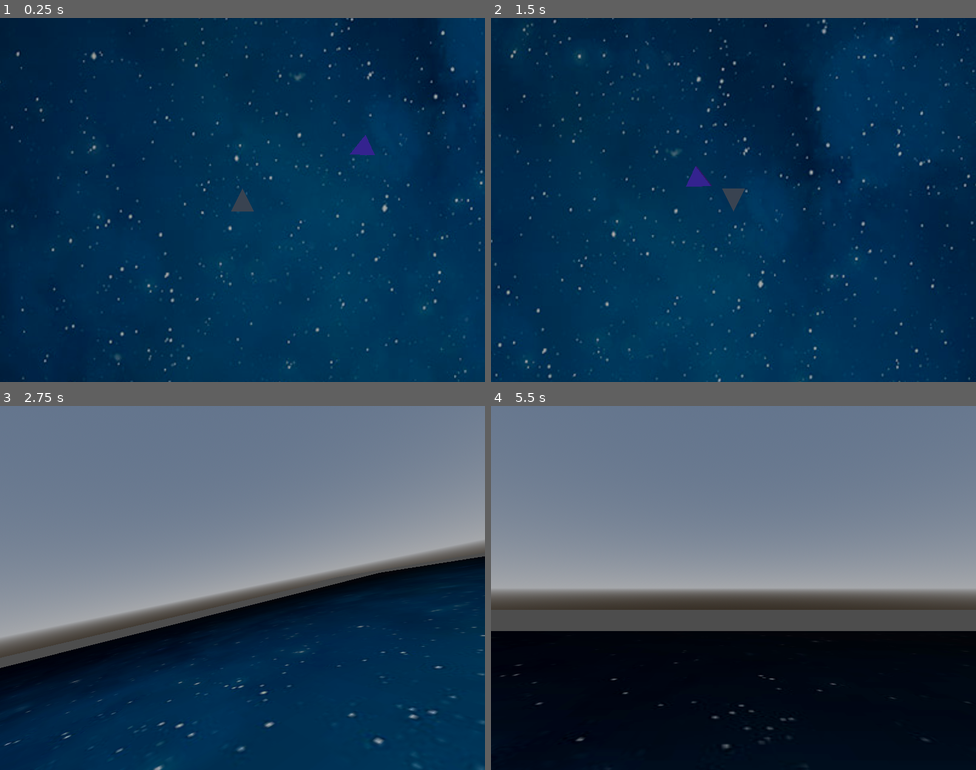
Above: before the commit, frames 1-4 (two rows, left to right).
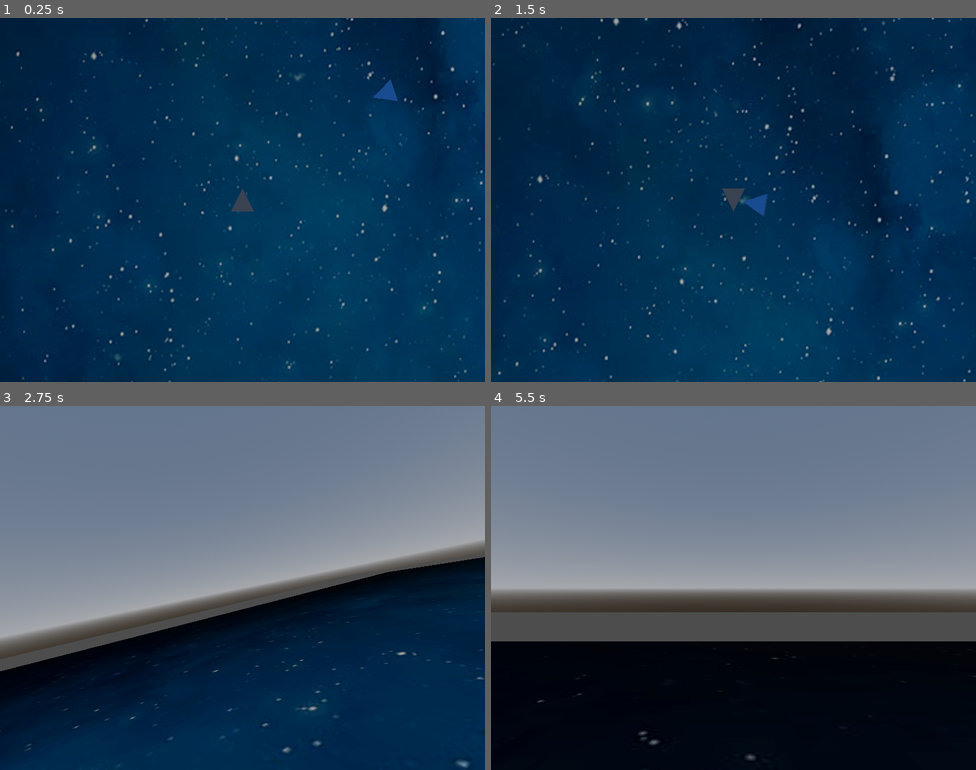
Above: after the commit, the same moments.

Repository: davis-trem/Bosconian3D
Game: Godot game, scene res://scenes/battle_field.tscn
The game is run twice, just before and just after one commit, with the same random seed, the same clock (stepped at 60 frames per second) and the same inputs.
Inputs:
- Up to frame 1 (0.25 s): no input
- Up to frame 2 (1.5 s): hold Right (ui_right) 0.53-1.28 s; hold Shift (toggle_camera) 0.53-1.28 s; hold Down (ui_down) from 1.28 s (still down); tap Shift (toggle_camera) at 1.35 s
- Up to frame 3 (2.75 s): release Down (ui_down) at 2.03 s; hold Right (ui_right) from 2.03 s (still down); hold Shift (toggle_camera) from 2.03 s (still down)
- Up to frame 4 (5.5 s): release Right (ui_right) at 2.78 s; release Shift (toggle_camera) at 2.78 s; hold Up (ui_up) 2.78-3.53 s; tap Shift (toggle_camera) at 2.85, 4.35 s; hold Shift (toggle_camera) 3.53-4.28 s; hold Left (ui_left) 3.53-5.03 s; hold Down (ui_down) from 5.03 s (still down); hold Shift (toggle_camera) from 5.03 s (still down)

The runs differ from the first frame. In frame 1, 0.3% of the frame differs, in the area x 72-82%, y 16-38%; in frame 2, 6.9%, in the area x 0-100%, y 0-100%; in frame 3, 2.1%; in frame 4, 3.8%.

Commit message:
sorta add pfighter but its not that great

Diff:
--- a/client/scenes/battle_field.tscn
+++ b/client/scenes/battle_field.tscn
@@ -3,7 +3,7 @@
 [ext_resource type="Script" path="res://scripts/battle_field.gd" id="1_ppidl"]
 [ext_resource type="Texture2D" uid="uid://crxuq6nlbjkut" path="res://images/space.jpg" id="2_ero2m"]
 [ext_resource type="PackedScene" uid="uid://b0848qla8civx" path="res://scenes/player.tscn" id="2_l8kc8"]
-[ext_resource type="PackedScene" uid="uid://cyl30fo8vec0m" path="res://scenes/i_type_fighter.tscn" id="2_yhwv4"]
+[ext_resource type="PackedScene" uid="uid://6cxmgd2k3kf1" path="res://scenes/p_type_fighter.tscn" id="3_hoavg"]
 
 [sub_resource type="ProceduralSkyMaterial" id="ProceduralSkyMaterial_vil3s"]
 
@@ -32,10 +32,10 @@
 [node name="BattleField" type="Node3D"]
 script = ExtResource("1_ppidl")
 
-[node name="ITypeFighter" parent="." instance=ExtResource("2_yhwv4")]
-transform = Transform3D(1, 0, 0, 0, 1, 0, 0, 0, 1, 6, 0, -5)
+[node name="Player" parent="." instance=ExtResource("2_l8kc8")]
 
-[node name="Player" parent="." instance=ExtResource("2_l8kc8")]
+[node name="PTypeFighter" parent="." instance=ExtResource("3_hoavg")]
+transform = Transform3D(1, 0, 0, 0, 1, 0, 0, 0, 1, 7.0768, 0, -7.37167)
 
 [node name="Sprite3D" type="Sprite3D" parent="."]
 transform = Transform3D(-2.56586e-07, 5.348, -4.38862e-08, 0, -2.33769e-07, -1.004, -5.87, -2.33769e-07, 1.91833e-15, 0, -3, 0)
--- a/client/scenes/i_type_fighter.tscn
+++ b/client/scenes/i_type_fighter.tscn
@@ -15,7 +15,8 @@
 [node name="CollisionShape3D" type="CollisionShape3D" parent="."]
 shape = SubResource("BoxShape3D_45h8r")
 
-[node name="MeshInstance3D" type="MeshInstance3D" parent="CollisionShape3D"]
+[node name="MeshInstance3D" type="MeshInstance3D" parent="."]
 transform = Transform3D(1, 0, 0, 0, -4.37114e-08, 0.5, 0, -1, -2.18557e-08, 0, 0, 0)
 mesh = SubResource("PrismMesh_87jp5")
+skeleton = NodePath("../CollisionShape3D")
 surface_material_override/0 = SubResource("StandardMaterial3D_02ed5")
--- /dev/null
+++ b/client/scenes/p_type_fighter.tscn
@@ -0,0 +1,21 @@
+[gd_scene load_steps=5 format=3 uid="uid://6cxmgd2k3kf1"]
+
+[ext_resource type="Script" path="res://scripts/p_type_fighter.gd" id="1_oamg2"]
+
+[sub_resource type="BoxShape3D" id="BoxShape3D_ojs0y"]
+
+[sub_resource type="PrismMesh" id="PrismMesh_l48eb"]
+
+[sub_resource type="StandardMaterial3D" id="StandardMaterial3D_ggrcc"]
+albedo_color = Color(0.258824, 0.643137, 1, 1)
+
+[node name="PTypeFighter" type="CharacterBody3D" groups=["enemy"]]
+script = ExtResource("1_oamg2")
+
+[node name="CollisionShape3D" type="CollisionShape3D" parent="."]
+shape = SubResource("BoxShape3D_ojs0y")
+
+[node name="MeshInstance3D" type="MeshInstance3D" parent="."]
+transform = Transform3D(1, 0, 0, 0, -4.37114e-08, 0.5, 0, -1, -2.18557e-08, 0, 0, 0)
+mesh = SubResource("PrismMesh_l48eb")
+surface_material_override/0 = SubResource("StandardMaterial3D_ggrcc")
--- /dev/null
+++ b/client/scripts/p_type_fighter.gd
@@ -0,0 +1,41 @@
+extends CharacterBody3D
+
+const Util = preload('res://scripts/util.gd')
+
+
+var speed = 4
+var radius = 3
+var randnum = randf()
+
+func _ready():
+	velocity = Vector3(0, 0, -1 * speed)
+
+
+func _physics_process(delta):
+	var closest_player = Util.get_closest_node(
+		self,
+		get_tree().get_nodes_in_group('player')
+	)
+
+	var new_position = Util.get_closest_position(self, closest_player)
+	if global_position.distance_to(new_position) > radius:
+		new_position = _get_circle_position(new_position)
+
+	var direction = global_position.direction_to(new_position).normalized()
+	if direction != Vector3.ZERO:
+		velocity.x = direction.x * speed
+		velocity.z = direction.z * speed
+	move_and_collide(velocity * delta)
+
+	look_at(new_position)
+
+
+func _get_circle_position(target: Vector3) -> Vector3:
+	var circle_center = target
+	var angle = randnum * PI * 2
+
+	return Vector3(
+		circle_center.x + cos(angle) * radius,
+		0,
+		circle_center.z + sin(angle) * radius
+	)
